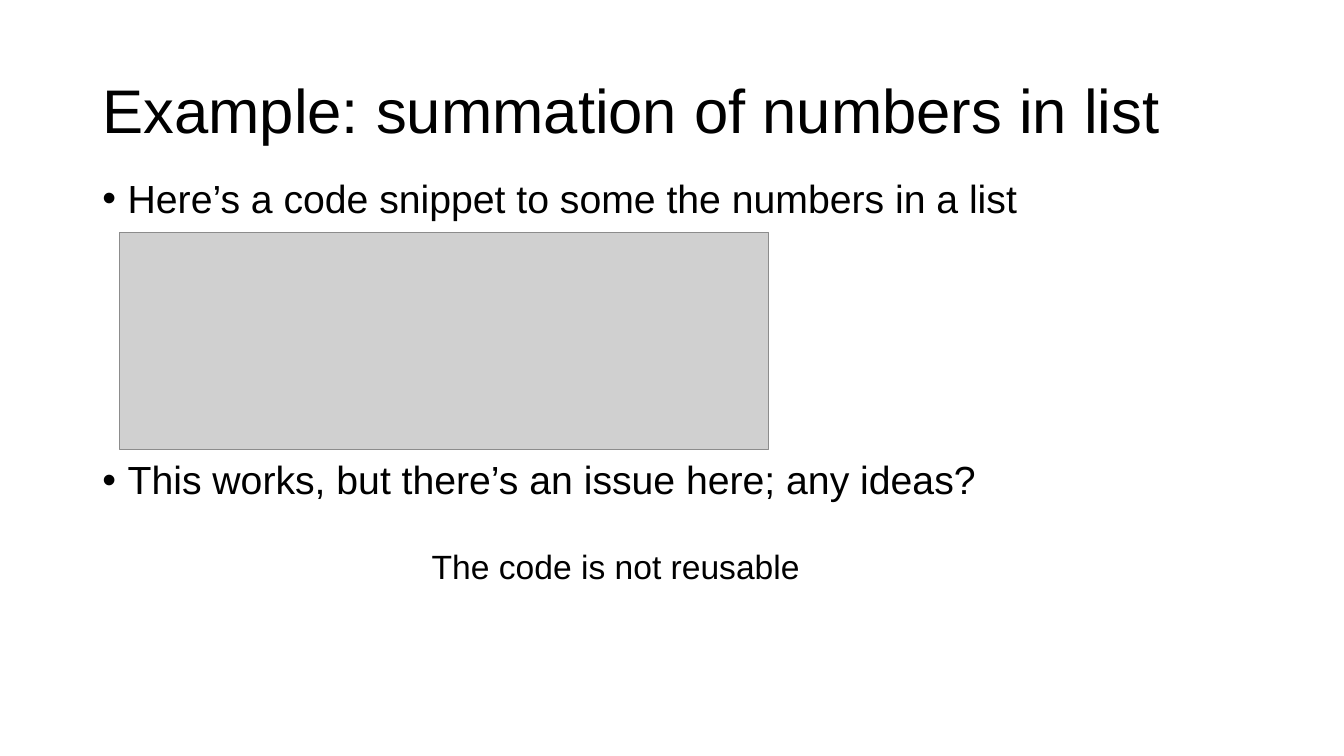
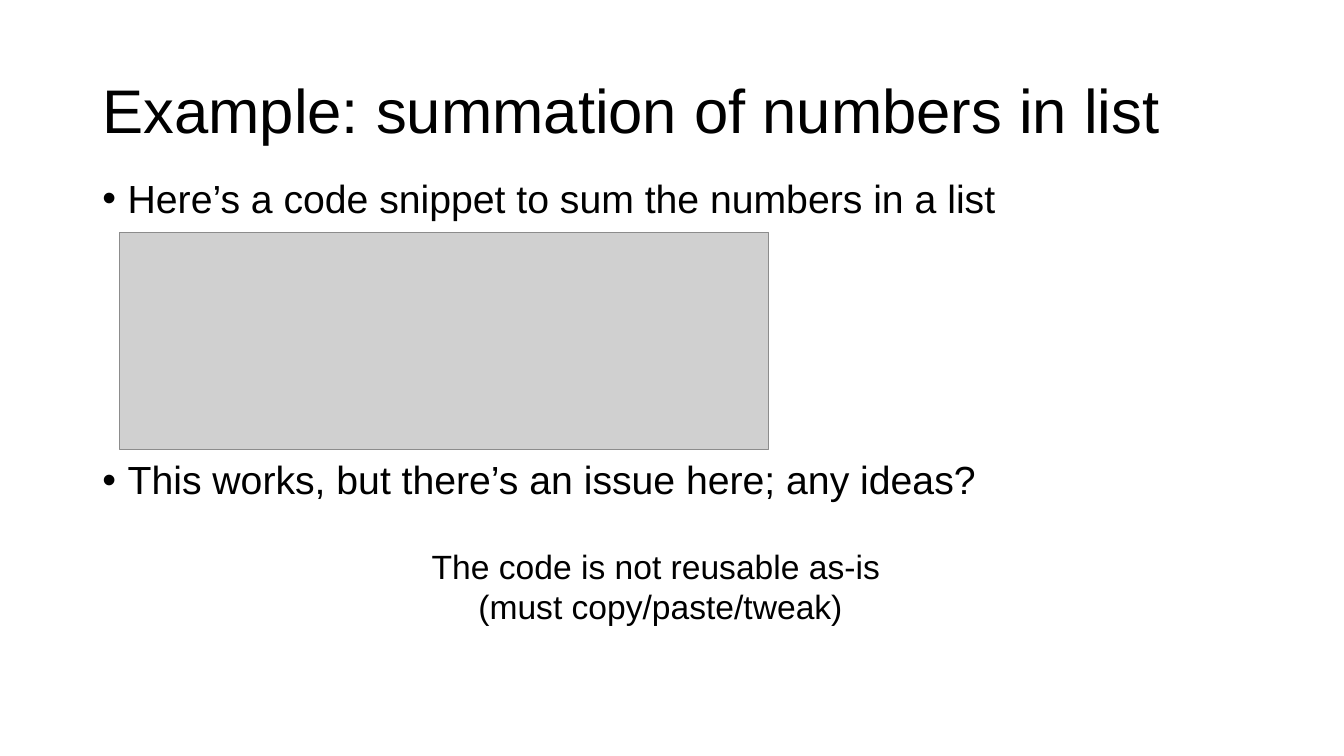
Before and after one commit to parrt/msds501, a slide deck: slide 15 of slides/functions.pptx (slide 13 before the commit). Drawn at 1344x756 pixels with LibreOffice and Linux fonts; fonts in the diff are those of the drawing; grey boxes stand for pictures; background and template pictures are left out. Boxes give left, top, right and bottom in pixels: in the first picture for what was removed or moved away, otherwise in the second. Text is boxed around its words. In the diff, an @@ line names an element or a change of style, - is before the commit and + after.

```diff
--- a/slides/functions.pptx
+++ b/slides/functions.pptx
@@ text at (128, 184, 995, 221): text changed @@
-• Here’s a code snippet to some the numbers in a list
+• Here’s a code snippet to sum the numbers in a list
@@ text at (432, 554, 880, 626): text changed @@
-The code is not reusable
+The code is not reusable as-is
+(must copy/paste/tweak)
```
Also in this commit, not shown: 10 other slides changed, 8 slides added, 4 other files.
